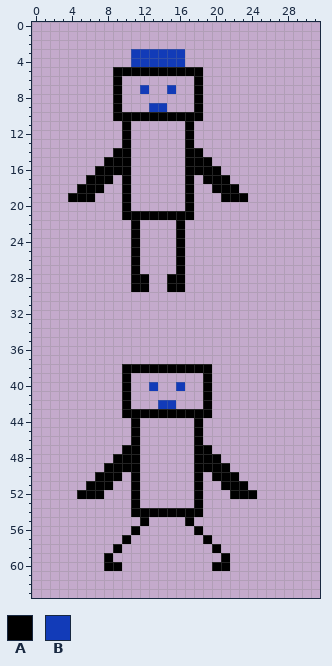
Pixel-art sprite: assets/player1.png. Above, as it was before the edit.
The file is 32x64 pixels.
Palette (. is transparent): A #000000  B #123bb8
Pixels before, first column x 4:
 3 .......BBBBBB........
 4 .......BBBBBB........
 5 .....AAAAAAAAAA......
 6 .....A........A......
 7 .....A..B..B..A......
 8 .....A........A......
 9 .....A...BB...A......
10 .....AAAAAAAAAA......
11 ......A......A.......
12 ......A......A.......
13 ......A......A.......
14 .....AA......AA......
15 ....AAA......AAA.....
16 ...AAAA......AAAA....
17 ..AAA.A......A.AAA...
18 .AAA..A......A..AAA..
19 AAA...A......A...AAA.
20 ......A......A.......
21 ......AAAAAAAA.......
22 .......A....A........
23 .......A....A........
24 .......A....A........
25 .......A....A........
26 .......A....A........
27 .......A....A........
28 .......AA..AA........
29 .......AA..AA........
30 .....................
31 .....................
32 .....................
33 .....................
34 .....................
35 .....................
36 .....................
37 .....................
38 ......AAAAAAAAAA.....
39 ......A........A.....
40 ......A..B..B..A.....
41 ......A........A.....
42 ......A...BB...A.....
43 ......AAAAAAAAAA.....
44 .......A......A......
45 .......A......A......
46 .......A......A......
47 ......AA......AA.....
48 .....AAA......AAA....
49 ....AAAA......AAAA...
50 ...AAA.A......A.AAA..
51 ..AAA..A......A..AAA.
52 .AAA...A......A...AAA
53 .......A......A......
54 .......AAAAAAAA......
55 ........A....A.......
56 .......A......A......
57 ......A........A.....
58 .....A..........A....
59 ....A............A...
60 ....AA..........AA...
Once edited:
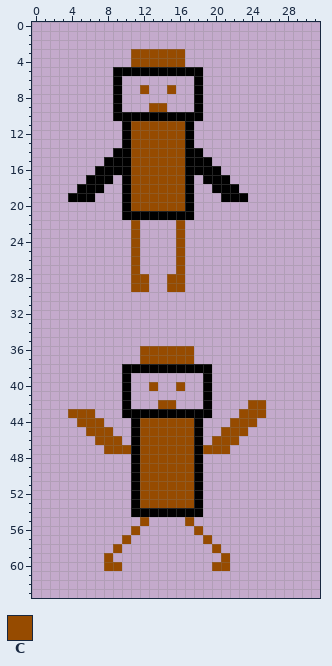
Colours new in this view: C #964b00
Changes in this commit:
Changed rows in their new state; - is an unchanged pixel.
first column x 11:
 3 CCCCCC
 4 CCCCCC
 7 -C--C-
 9 --CC--
11 CCCCCC
12 CCCCCC
13 CCCCCC
14 CCCCCC
15 CCCCCC
16 CCCCCC
17 CCCCCC
18 CCCCCC
19 CCCCCC
20 CCCCCC
22 C----C
23 C----C
24 C----C
25 C----C
26 C----C
27 C----C
28 CC--CC
29 CC--CC
first column x 4:
36 --------CCCCCC--------
37 --------CCCCCC--------
40 ---------C--C---------
42 ----------CC--------CC
43 CCC----------------CCC
44 -CCC----CCCCCC----CCC-
45 --CCC---CCCCCC---CCC--
46 ---CCC--CCCCCC--CCC---
47 ----CCC-CCCCCC-CCC----
48 -----..-CCCCCC-..-----
49 ----...-CCCCCC-...----
50 ---...--CCCCCC--...---
51 --...---CCCCCC---...--
52 -...----CCCCCC----...-
53 --------CCCCCC--------
55 --------C----C--------
56 -------C------C-------
57 ------C--------C------
58 -----C----------C-----
59 ----C------------C----
60 ----CC----------CC----
Changed places in both pictures, as pixel boxes (x1, y1, x2, y2):
changed: (131, 49, 185, 292)
changed: (68, 346, 266, 571)
